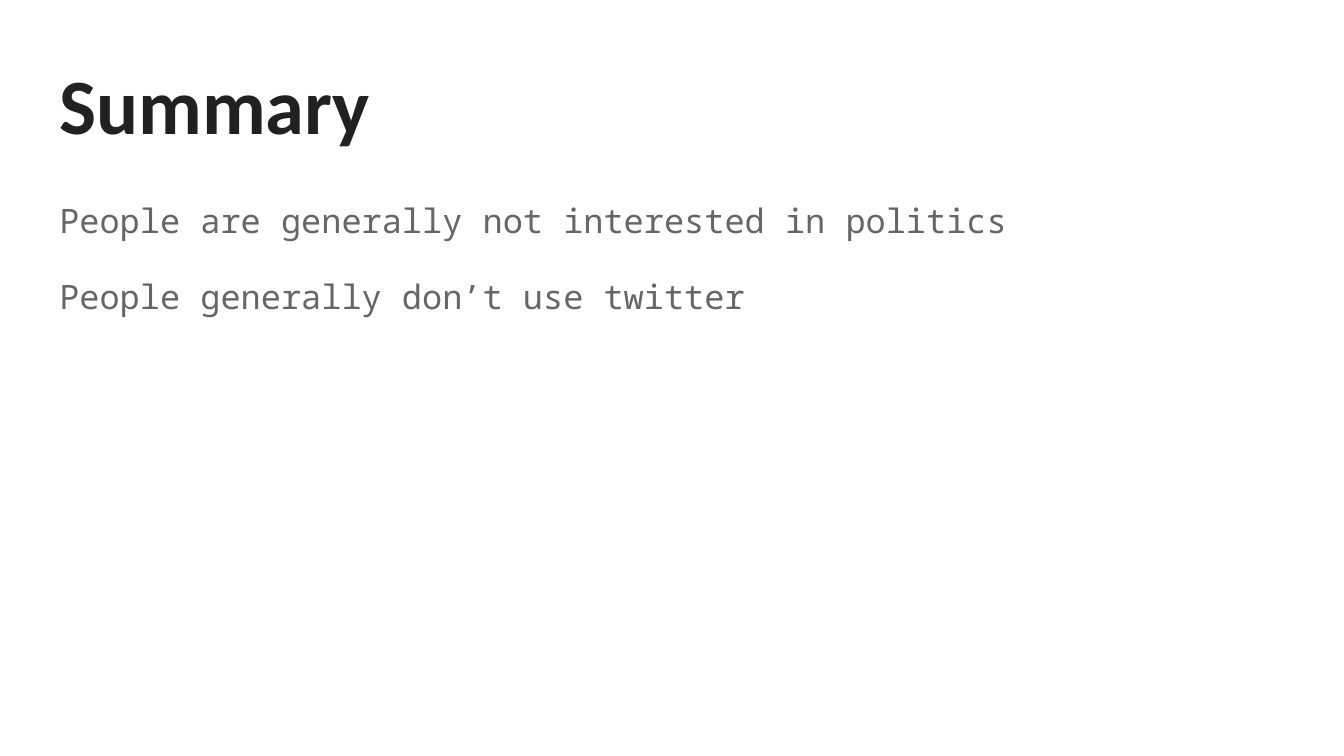
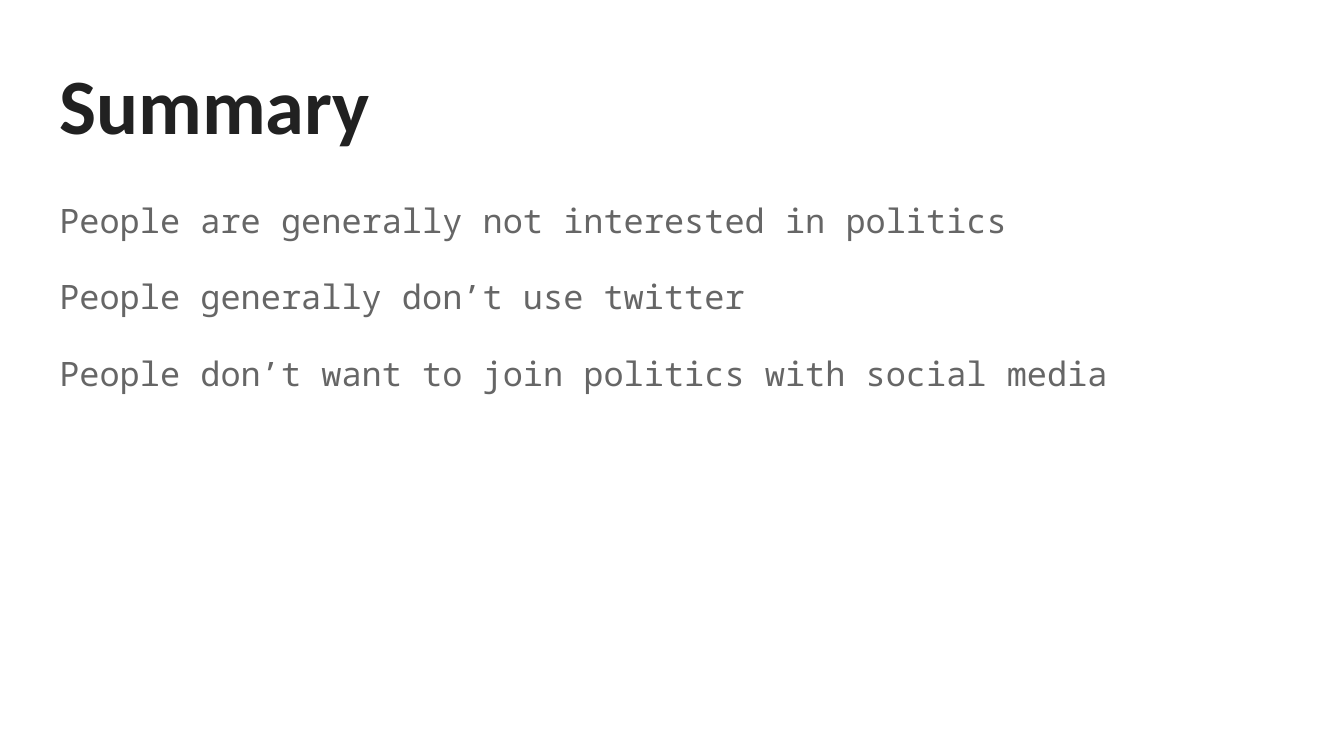
Before and after one commit to sarim-zafar/HCI-Project, a slide deck: slide 17 of docs/pj-task1/HCI.pptx (slide 18 before the commit). Drawn at 1344x756 pixels with LibreOffice and Linux fonts; fonts in the diff are those of the drawing. Boxes give left, top, right and bottom in pixels: in the first picture for what was removed or moved away, otherwise in the second. Text is boxed around its words. In the diff, an @@ line names an element or a change of style, - is before the commit and + after.

```diff
--- a/docs/pj-task1/HCI.pptx
+++ b/docs/pj-task1/HCI.pptx
@@ text at (59,360,1108,394): paragraph added @@
+People don’t want to join politics with social media
```
Also in this commit, not shown: 3 other slides changed, 2 slides added, 2 slides removed.
